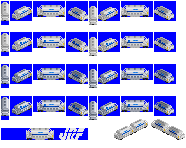
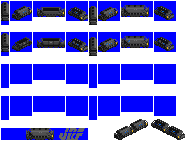
The second 186 x 148 image is a revision of the first. Changes to its layers:
added layer "Pasted Layer copy" above "Pasted Layer" over left=1, top=2, right=185, bottom=140
hid "Pasted Layer" over left=1, top=2, right=185, bottom=140
hid "top" over left=1, top=65, right=174, bottom=120
